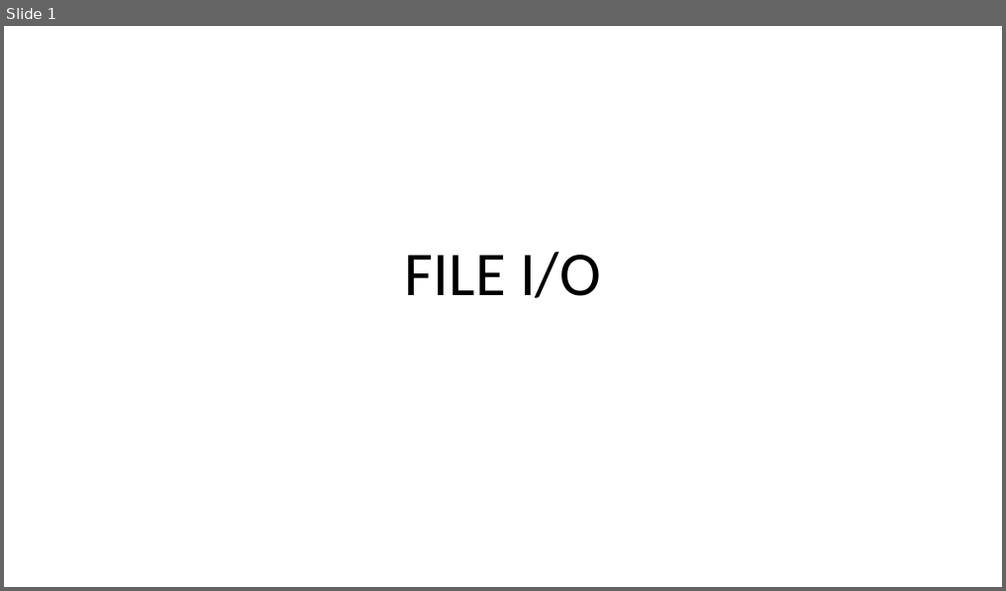
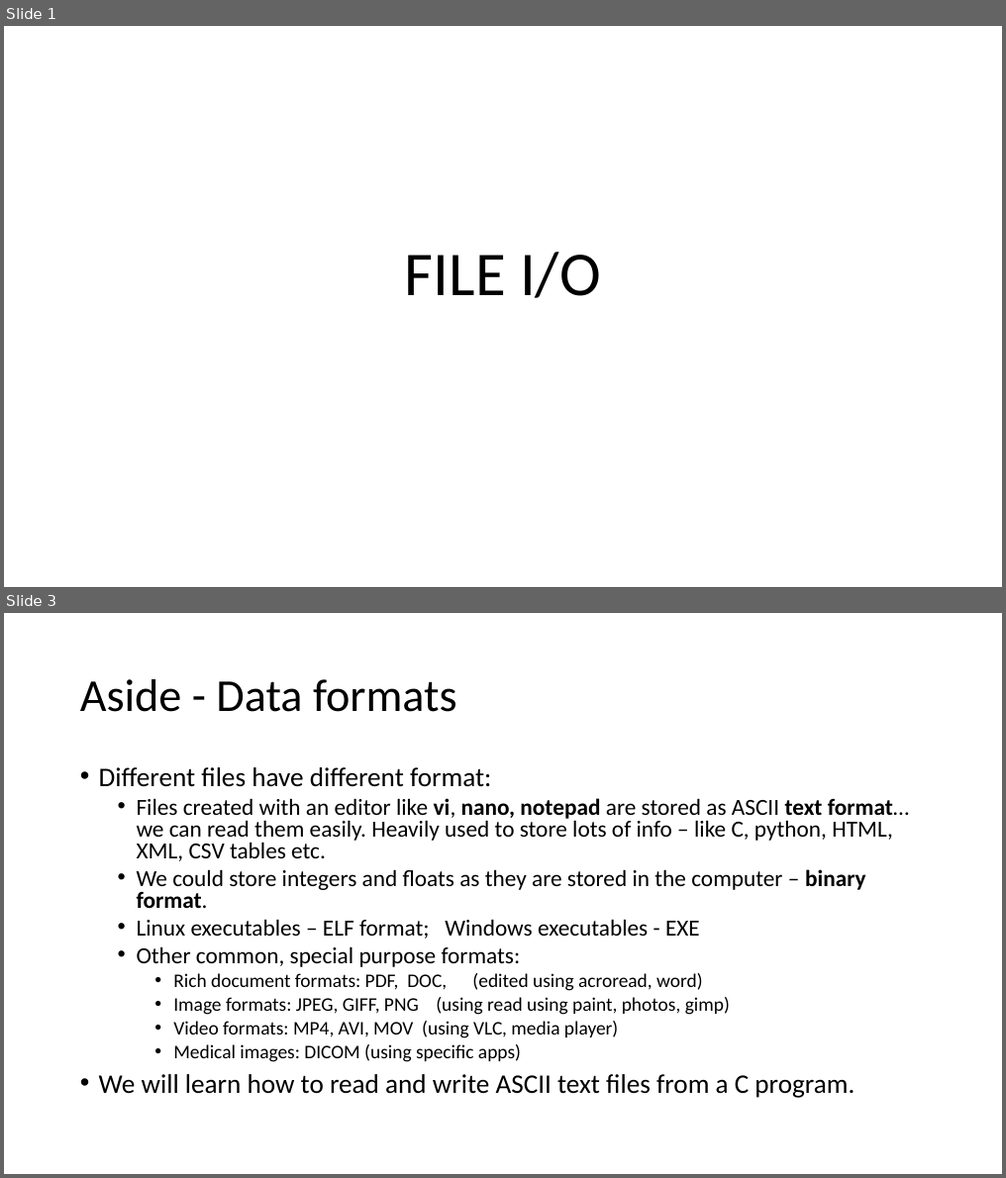
Before and after one commit to rbadrinath/FCP, a slide deck: slides/15-FileIO.pptx. Shown one above the other, each under a label of ours: slide 1 before the commit, slides 1 and 3 after it; the slides between them are not shown. The pictures are 1006x591 and 1006x1178 pixels, drawn with LibreOffice and Linux fonts; fonts in the diff are those of the drawing. Boxes give left, top, right and bottom in pixels: in the first picture for what was removed or moved away, otherwise in the second. Text is boxed around its words. In the diff, an @@ line names an element or a change of style, - is before the commit and + after.

```diff
--- a/slides/15-FileIO.pptx
+++ b/slides/15-FileIO.pptx
@@ slide 3 added at (4,613,1002,1174), background #FFFFFF @@
@@ title added at (80,679,457,712), 44 pt, text #000000 @@
+Aside - Data formats
@@ text added at (99,767,909,1098), 22.2 pt, text #000000 @@
+• Different files have different format:
+  • Files created with an editor like vi, nano, notepad are stored as ASCII text format… we can read them easily. Heavily used to store lots of info – like C, python, HTML, XML, CSV tables etc.
+  • We could store integers and floats as they are stored in the computer – binary format.
+  • Linux executables – ELF format; Windows executables - EXE
+  • Other common, special purpose formats:
+    • Rich document formats: PDF, DOC, (edited using acroread, word)
+    • Image formats: JPEG, GIFF, PNG (using read using paint, photos, gimp)
+    • Video formats: MP4, AVI, MOV (using VLC, media player)
+    • Medical images: DICOM (using specific apps)
+• We will learn how to read and write ASCII text files from a C program.
```
Also in this commit, not shown: 5 slides changed, 2 other slides added, 3 other files.
